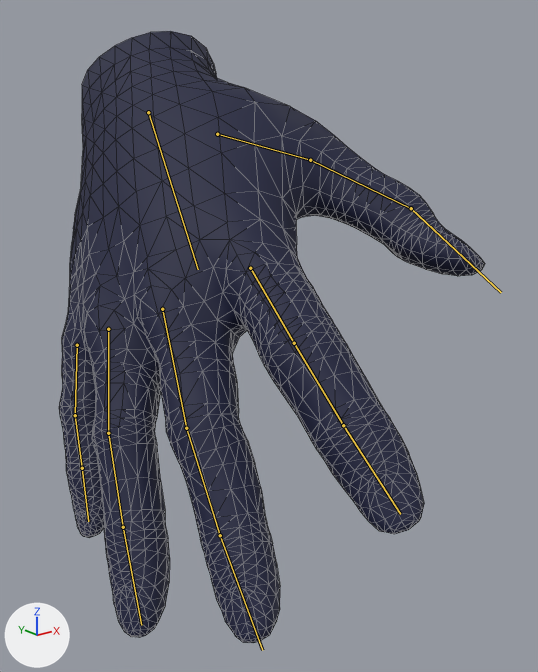
The FBX model RenegadeHomeTour/Assets/_Design/Models/Avatar/HandR.fbx: old version first, new version second.
Rendered twice from a camera (50 mm lens) standing at (-0.161, -0.282, -0.006) and looking at (-0.013, -0.097, -0.08). Every picture has the same lights, and +X, +Y and +Z are marked at lower left. The bones that bend it are drawn over the model as lines. Mesh edges are drawn as thin lines.

In view in the first picture: 'RHand'.
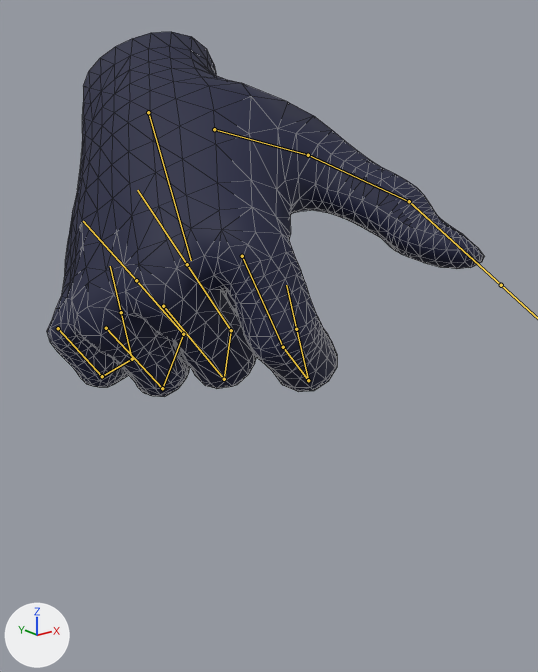
The newer file adds an action. The first version stands in its rest pose; the second is drawn at frame 1 of the action 'RhandRig|RhandRig|RhandRig|man_base.001|man_base.001|man_base|man_base|R'.

Where the change shows, as pixel boxes [x1, y1, x2, y2] in the pictures (538 x 672 px):
'RHand', posed (40% shorter)
    before: [59, 31, 485, 643]
    after: [47, 32, 484, 397]
bone 'hand_r', root to tip
    before: (148, 112) to (198, 269)
    after: (148, 112) to (191, 260)
bone 'index_01_r', root to tip
    before: (250, 268) to (294, 343)
    after: (242, 256) to (283, 347)
bone 'index_02_r', root to tip
    before: (294, 343) to (343, 425)
    after: (283, 347) to (308, 380)
bone 'index_03_r', root to tip
    before: (343, 425) to (400, 514)
    after: (308, 380) to (296, 329)
bone 'middle_01_r', root to tip
    before: (162, 309) to (186, 428)
    after: (163, 306) to (224, 379)
bone 'middle_02_r', root to tip
    before: (186, 428) to (220, 535)
    after: (224, 379) to (231, 330)
bone 'middle_03_r', root to tip
    before: (220, 535) to (262, 650)
    after: (231, 330) to (187, 264)
bone 'pinky_01_r', root to tip
    before: (77, 345) to (75, 415)
    after: (58, 328) to (102, 376)
bone 'pinky_02_r', root to tip
    before: (75, 415) to (82, 468)
    after: (102, 376) to (132, 359)
bone 'pinky_03_r', root to tip
    before: (82, 468) to (88, 521)
    after: (132, 359) to (121, 312)
bone 'ring_01_r', root to tip
    before: (108, 329) to (108, 433)
    after: (106, 328) to (162, 388)
bone 'ring_02_r', root to tip
    before: (108, 433) to (123, 527)
    after: (162, 388) to (183, 334)
bone 'ring_03_r', root to tip
    before: (123, 527) to (141, 625)
    after: (183, 334) to (136, 280)

Patch to the scene script:
```diff
--- a/RenegadeHomeTour/Assets/_Design/Models/Avatar/HandR.fbx.py
+++ b/RenegadeHomeTour/Assets/_Design/Models/Avatar/HandR.fbx.py
@@ bone_hand_r @@
 bone_hand_r = bpy.data.objects['RhandRig'].pose.bones['hand_r']
-bone_hand_r.rotation_quaternion = (1.0, 0.0, 0.0, 0.0)  # degrees (0, 0, 0)
+bone_hand_r.rotation_quaternion = (1.0, -0.014, 0.002, -0.018)  # degrees (-2, 0, -2)
@@ bone_index_01_r @@
 bone_index_01_r = bpy.data.objects['RhandRig'].pose.bones['index_01_r']  # child of 'hand_r'
-bone_index_01_r.rotation_quaternion = (1.0, 0.0, 0.0, 0.0)  # degrees (0, 0, 0)
+bone_index_01_r.rotation_quaternion = (0.919, 0.379, 0.065, 0.084)  # degrees (45, 3, 12)
@@ bone_index_02_r @@
 bone_index_02_r = bpy.data.objects['RhandRig'].pose.bones['index_02_r']  # child of 'index_01_r'
-bone_index_02_r.rotation_quaternion = (1.0, 0.0, 0.0, 0.0)  # degrees (0, 0, 0)
+bone_index_02_r.rotation_quaternion = (0.954, 0.301, -0.004, 0.011)  # degrees (35, -1, 1)
@@ bone_index_03_r @@
 bone_index_03_r = bpy.data.objects['RhandRig'].pose.bones['index_03_r']  # child of 'index_02_r'
-bone_index_03_r.rotation_quaternion = (1.0, 0.0, 0.0, 0.0)  # degrees (0, 0, 0)
+bone_index_03_r.rotation_quaternion = (0.847, 0.531, 0.008, 0.013)  # degrees (64, 0, 2)
@@ bone_middle_01_r @@
 bone_middle_01_r = bpy.data.objects['RhandRig'].pose.bones['middle_01_r']  # child of 'hand_r'
-bone_middle_01_r.location = (0.0, 0.0, 0.0)
-bone_middle_01_r.rotation_quaternion = (1.0, 0.0, 0.0, 0.0)  # degrees (0, 0, 0)
+bone_middle_01_r.location = (0.3, 0.4, 1.6)
+bone_middle_01_r.rotation_quaternion = (0.828, 0.56, -0.027, 0.002)  # degrees (68, -3, -2)
@@ bone_middle_02_r @@
 bone_middle_02_r = bpy.data.objects['RhandRig'].pose.bones['middle_02_r']  # child of 'middle_01_r'
-bone_middle_02_r.rotation_quaternion = (1.0, 0.0, 0.0, 0.0)  # degrees (0, 0, 0)
+bone_middle_02_r.rotation_quaternion = (0.812, 0.583, 0.009, 0.019)  # degrees (71, 0, 2)
@@ bone_middle_03_r @@
 bone_middle_03_r = bpy.data.objects['RhandRig'].pose.bones['middle_03_r']  # child of 'middle_02_r'
-bone_middle_03_r.rotation_quaternion = (1.0, 0.0, 0.0, 0.0)  # degrees (0, 0, 0)
+bone_middle_03_r.rotation_quaternion = (0.743, 0.668, -0.015, -0.022)  # degrees (84, 0, -3)
@@ bone_pinky_01_r @@
 bone_pinky_01_r = bpy.data.objects['RhandRig'].pose.bones['pinky_01_r']  # child of 'hand_r'
-bone_pinky_01_r.location = (0.0, 0.0, 0.0)
-bone_pinky_01_r.rotation_quaternion = (1.0, 0.0, 0.0, 0.0)  # degrees (0, 0, 0)
+bone_pinky_01_r.location = (-0.1, -1.1, -1.9)
+bone_pinky_01_r.rotation_quaternion = (0.879, 0.47, -0.082, -0.003)  # degrees (57, -8, -5)
@@ bone_pinky_02_r @@
 bone_pinky_02_r = bpy.data.objects['RhandRig'].pose.bones['pinky_02_r']  # child of 'pinky_01_r'
-bone_pinky_02_r.rotation_quaternion = (1.0, 0.0, 0.0, 0.0)  # degrees (0, 0, 0)
+bone_pinky_02_r.rotation_quaternion = (0.885, 0.464, 0.04, 0.014)  # degrees (55, 3, 4)
@@ bone_pinky_03_r @@
 bone_pinky_03_r = bpy.data.objects['RhandRig'].pose.bones['pinky_03_r']  # child of 'pinky_02_r'
-bone_pinky_03_r.rotation_quaternion = (1.0, 0.0, 0.0, 0.0)  # degrees (0, 0, 0)
+bone_pinky_03_r.rotation_quaternion = (0.772, 0.635, 0.005, 0.007)  # degrees (79, 0, 1)
@@ bone_ring_01_r @@
 bone_ring_01_r = bpy.data.objects['RhandRig'].pose.bones['ring_01_r']  # child of 'hand_r'
-bone_ring_01_r.location = (0.0, 0.0, 0.0)
-bone_ring_01_r.rotation_quaternion = (1.0, 0.0, 0.0, 0.0)  # degrees (0, 0, 0)
+bone_ring_01_r.location = (0.1, 0.7, 0.9)
+bone_ring_01_r.rotation_quaternion = (0.824, 0.563, -0.065, -0.02)  # degrees (69, -5, -6)
@@ bone_ring_02_r @@
 bone_ring_02_r = bpy.data.objects['RhandRig'].pose.bones['ring_02_r']  # child of 'ring_01_r'
-bone_ring_02_r.rotation_quaternion = (1.0, 0.0, 0.0, 0.0)  # degrees (0, 0, 0)
+bone_ring_02_r.rotation_quaternion = (0.795, 0.605, 0.024, -0.045)  # degrees (74, 5, -2)
@@ bone_ring_03_r @@
 bone_ring_03_r = bpy.data.objects['RhandRig'].pose.bones['ring_03_r']  # child of 'ring_02_r'
-bone_ring_03_r.rotation_quaternion = (1.0, 0.0, 0.0, 0.0)  # degrees (0, 0, 0)
+bone_ring_03_r.rotation_quaternion = (0.738, 0.674, 0.0, -0.001)  # degrees (85, 0, 0)
```
